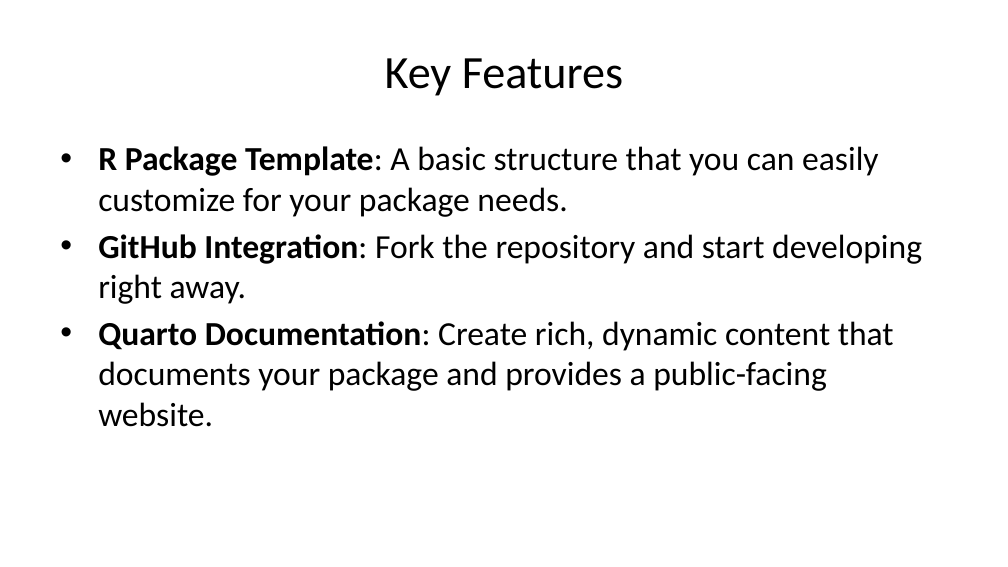
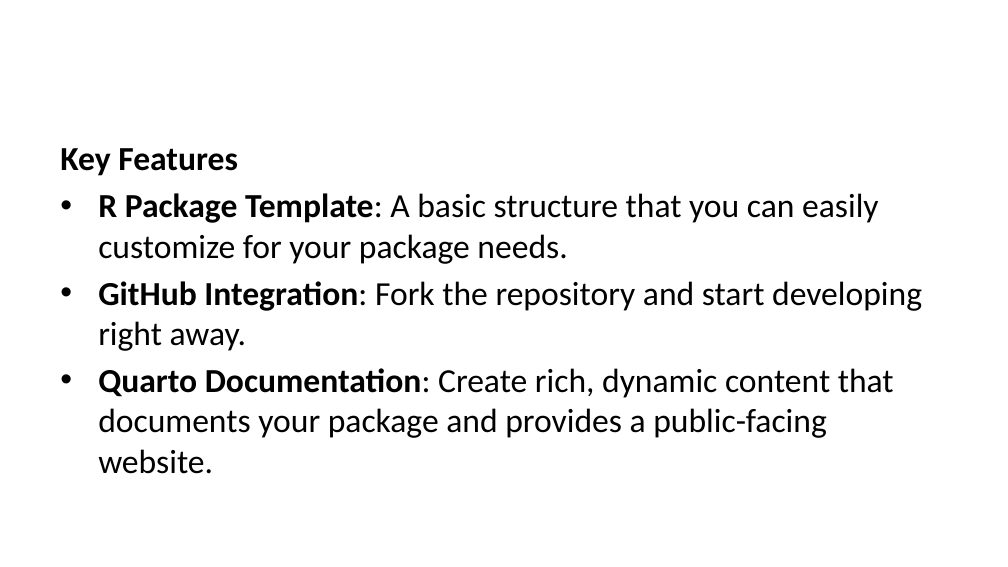
Before and after one commit to dbetebenner/packageSkeleton, a slide deck: slide 8 of quarto_website/content/presentations/packageSkeleton_Presentation.pptx (slide 5 before the commit). Drawn at 1008x567 pixels with LibreOffice and Linux fonts; fonts in the diff are those of the drawing. Boxes give left, top, right and bottom in pixels: in the first picture for what was removed or moved away, otherwise in the second. Text is boxed around its words. In the diff, an @@ line names an element or a change of style, - is before the commit and + after.

```diff
--- a/quarto_website/content/presentations/packageSkeleton_Presentation.pptx
+++ b/quarto_website/content/presentations/packageSkeleton_Presentation.pptx
@@ title removed at (x1=385, y1=58, x2=623, y2=96) @@
-Key Features
@@ text at (x1=60, y1=148, x2=238, y2=176): paragraph added @@
+Key Features
```
Also in this commit, not shown: 10 other slides changed, 6 slides added, 1 slide removed, 36 other files.
